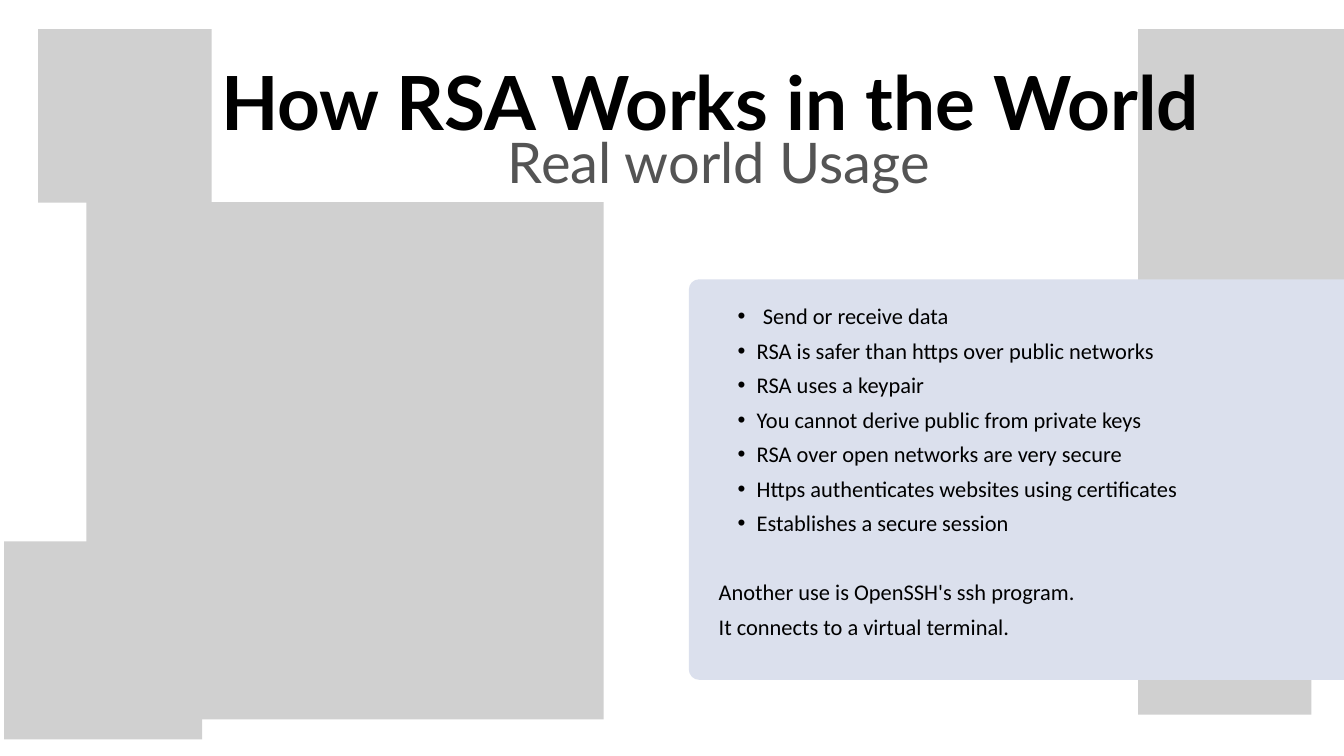
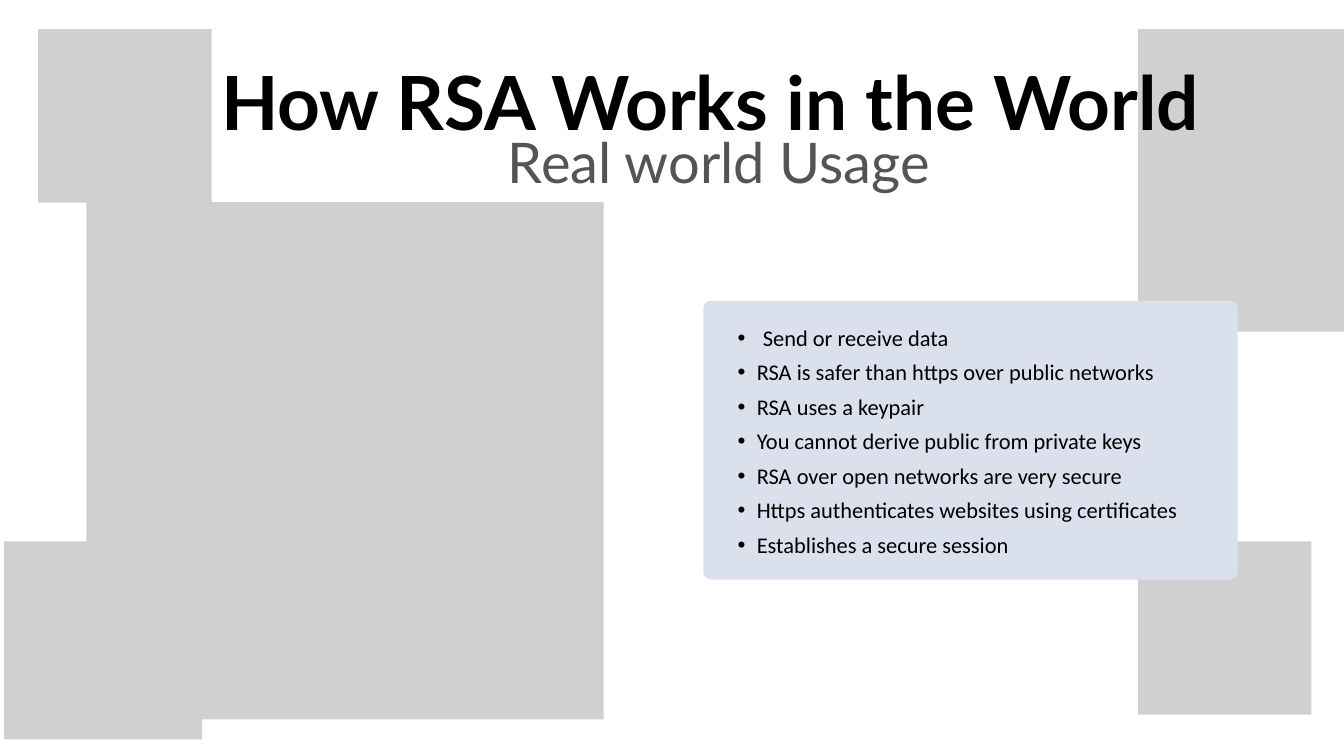
Before and after one commit to Muffinszer/cep146-teamproject1, a slide deck: slide 6 of RSA Encryption.pptx. Drawn at 1344x756 pixels with LibreOffice and Linux fonts; fonts in the diff are those of the drawing; grey boxes stand for pictures; background and template pictures are left out. Boxes give left, top, right and bottom in pixels: in the first picture for what was removed or moved away, otherwise in the second. Text is boxed around its words. In the diff, an @@ line names an element or a change of style, - is before the commit and + after.

```diff
--- a/RSA Encryption.pptx
+++ b/RSA Encryption.pptx
@@ freeform shape resized from (x1=689, y1=280, x2=1344, y2=680) to (x1=704, y1=301, x2=1238, y2=580) @@
@@ text "Send or receive data" moved from (x1=719, y1=308, x2=1177, y2=635) to (x1=757, y1=330, x2=1177, y2=553) @@
@@ text at (x1=719, y1=584, x2=1074, y2=635): paragraphs removed @@
-Another use is OpenSSH's ssh program.
-It connects to a virtual terminal.
```
Also in this commit, not shown: 3 other slides changed.
